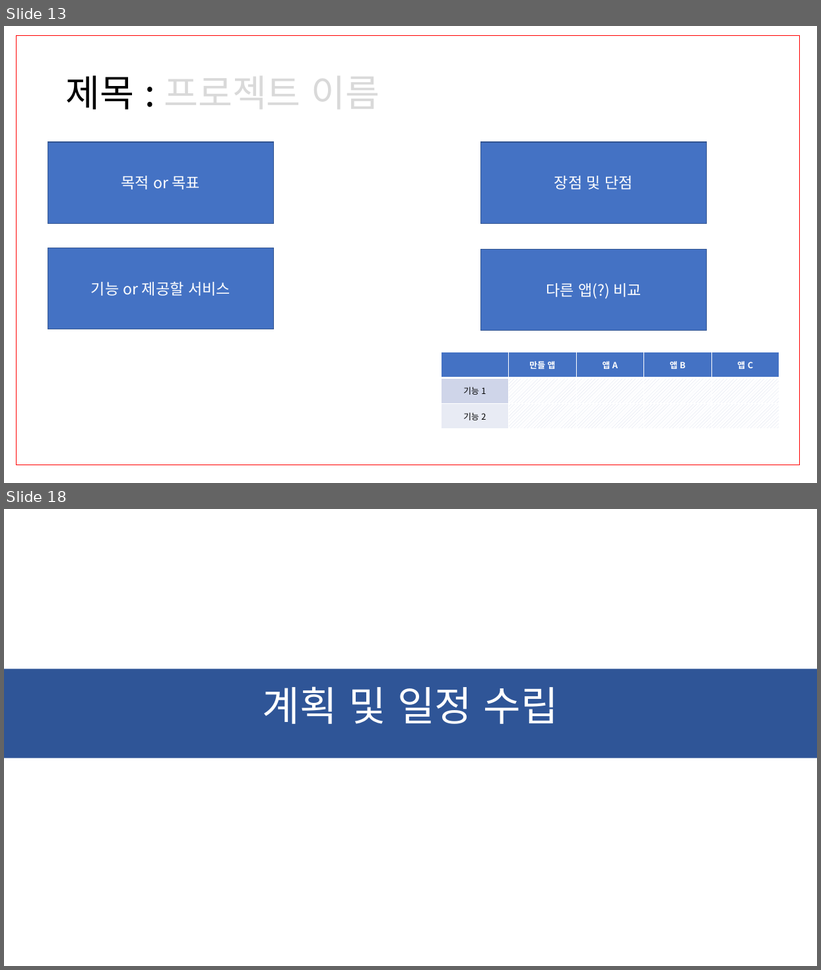
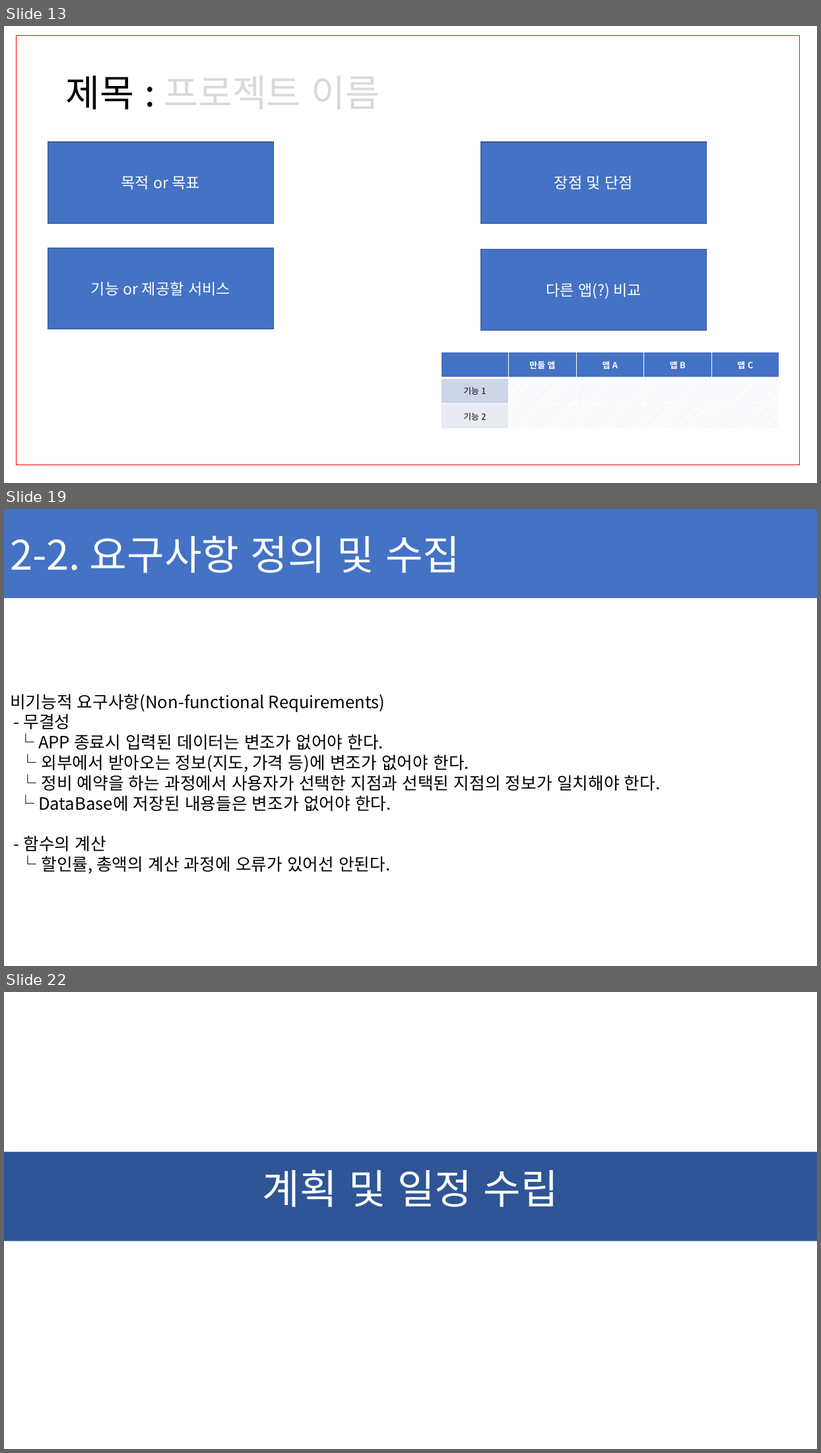
Before and after one commit to ChaeSung-Lee/DJ_InternShip, a slide deck: 2021_Summer/jp.hong/Project_BnC_jph.pptx. Shown one above the other, each under a label of ours: slides 13 and 18 before the commit, slides 13, 19 and 22 after it; the slides between them are not shown. The pictures are 821x970 and 821x1453 pixels, drawn with LibreOffice and Linux fonts; fonts in the diff are those of the drawing. Boxes give left, top, right and bottom in pixels: in the first picture for what was removed or moved away, otherwise in the second. Text is boxed around its words. In the diff, an @@ line names an element or a change of style, - is before the commit and + after.

Commit message:
add Requirement

```diff
--- a/2021_Summer/jp.hong/Project_BnC_jph.pptx
+++ b/2021_Summer/jp.hong/Project_BnC_jph.pptx
@@ slide 19 added at box(4, 509, 817, 966), background #FFFFFF @@
@@ rectangle added at box(4, 509, 817, 598), fill #4472C4, 48 pt, text #FFFFFF @@
+2-2. 요구사항 정의 및 수집
@@ text added at box(10, 694, 661, 874), 20 pt, text #000000 @@
+비기능적 요구사항(Non-functional Requirements)
+- 무결성
+└ APP 종료시 입력된 데이터는 변조가 없어야 한다.
+└ 외부에서 받아오는 정보(지도, 가격 등)에 변조가 없어야 한다.
+└ 정비 예약을 하는 과정에서 사용자가 선택한 지점과 선택된 지점의 정보가 일치해야 한다.
+└ DataBase에 저장된 내용들은 변조가 없어야 한다.
+- 함수의 계산
+└ 할인률, 총액의 계산 과정에 오류가 있어선 안된다.
@@ what was slide 18 is now slide 22 @@
```
Also in this commit, not shown: 7 slides changed, 3 other slides added.
